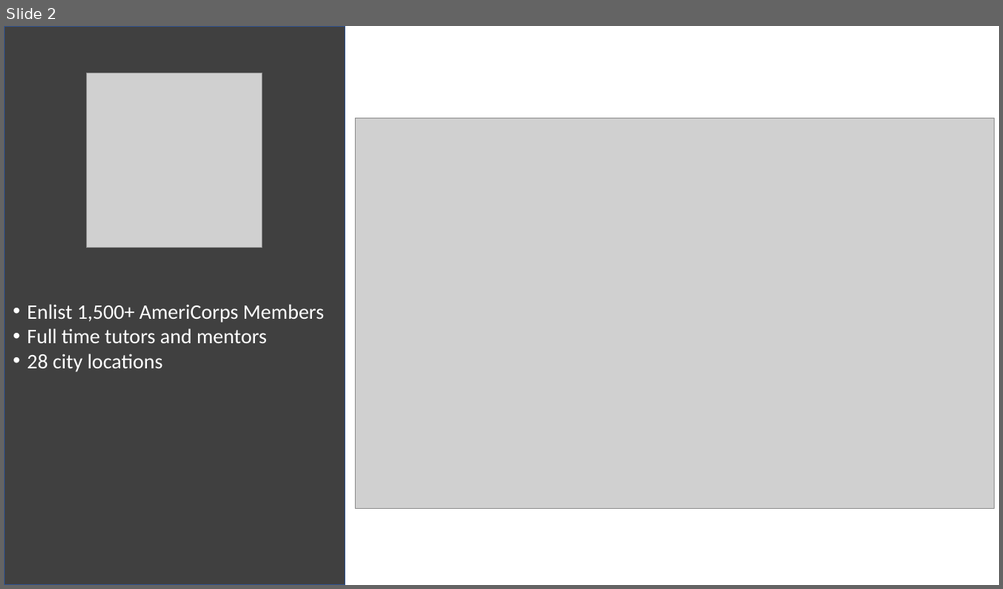
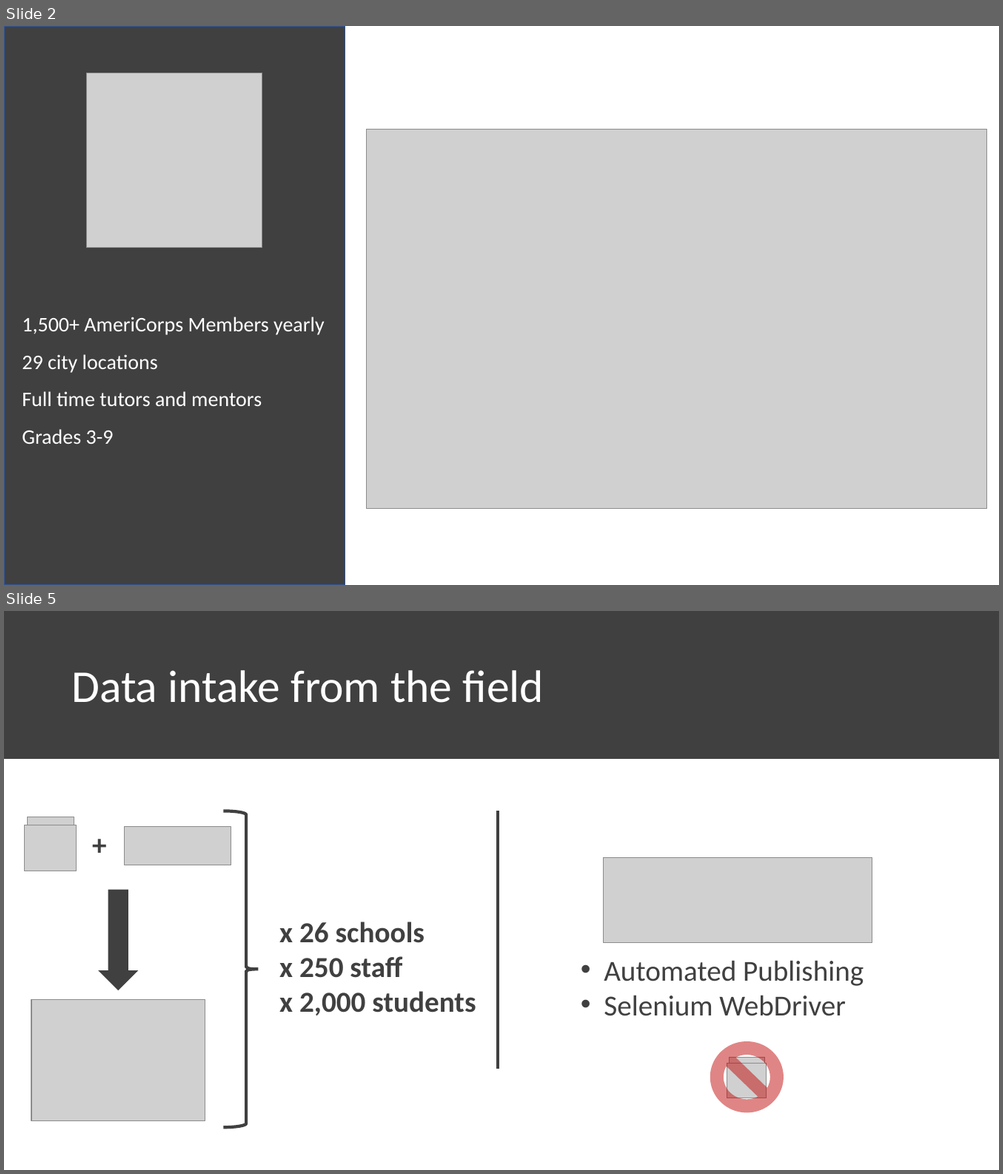
Before and after one commit to chrisluedtke/talks, a slide deck: 2018-06-14-ChiPy/Presentation.pptx. Shown one above the other, each under a label of ours: slide 2 before the commit, slides 2 and 5 after it; the slides between them are not shown. The pictures are 1003x589 and 1003x1174 pixels, drawn with LibreOffice and Linux fonts; fonts in the diff are those of the drawing; grey boxes stand for pictures. Boxes give left, top, right and bottom in pixels: in the first picture for what was removed or moved away, otherwise in the second. Text is boxed around its words. In the diff, an @@ line names an element or a change of style, - is before the commit and + after.

```diff
--- a/2018-06-14-ChiPy/Presentation.pptx
+++ b/2018-06-14-ChiPy/Presentation.pptx
@@ slide 5 added at (4,611,999,1170), background #FFFFFF @@
@@ rectangle added at (4,611,999,759), fill #404040, outline #404040 1 pt @@
@@ text added at (71,670,543,703), 44 pt, text #FFFFFF @@
+Data intake from the field
@@ group added at (24,817,231,1122): 4 pictures, 1 down arrow, 1 text @@
++
@@ freeform shape added at (223,811,269,1128), outline #404040 3 pt @@
@@ line added from (498, 811) to (498, 1070), #404040 3 pt @@
@@ picture added at (603,858,871,943) @@
@@ text added at (279,922,475,1016), 28 pt, text #404040, bold @@
+x 26 schools
+x 250 staff
+x 2,000 students
@@ text added at (603,960,863,1017), 28 pt, text #404040 @@
+• Automated Publishing
+• Selenium WebDriver
@@ no-entry sign added at (710,1042,783,1113), fill #C00000 at 48% opacity @@
@@ picture added at (727,1064,765,1098) @@
@@ picture added at (729,1057,764,1083) @@
@@ slide 2 changed as well @@
@@ picture: place and size @@
-picture at (356,118,994,508)
+picture at (366,129,986,508)
@@ text "1,500+ AmeriCorps Members yearly": place and size @@
-text "1,500+ AmeriCorps Members yearly" at (27,304,324,372)
+text "1,500+ AmeriCorps Members yearly" at (22,317,324,444)
@@ text at (22,317,324,373): text changed @@
-• Enlist 1,500+ AmeriCorps Members
+1,500+ AmeriCorps Members yearly
+29 city locations
@@ text at (22,392,262,406): bullet • to none; line spacing 1 to 1.5 @@
@@ text at (22,429,114,444): text changed @@
-• 28 city locations
+Grades 3-9
```
Also in this commit, not shown: 1 other slide changed, 5 other slides added, 1 other file.
